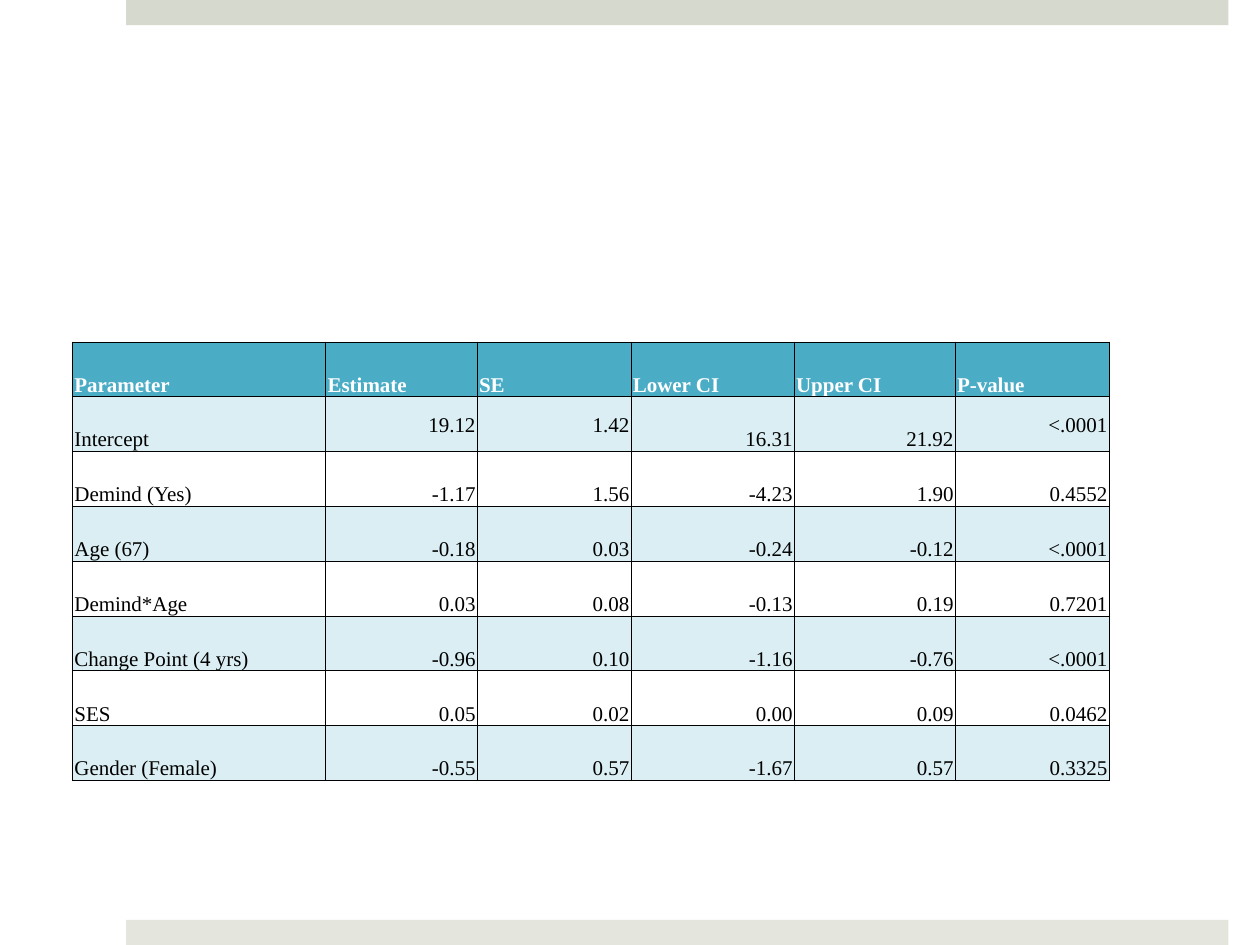
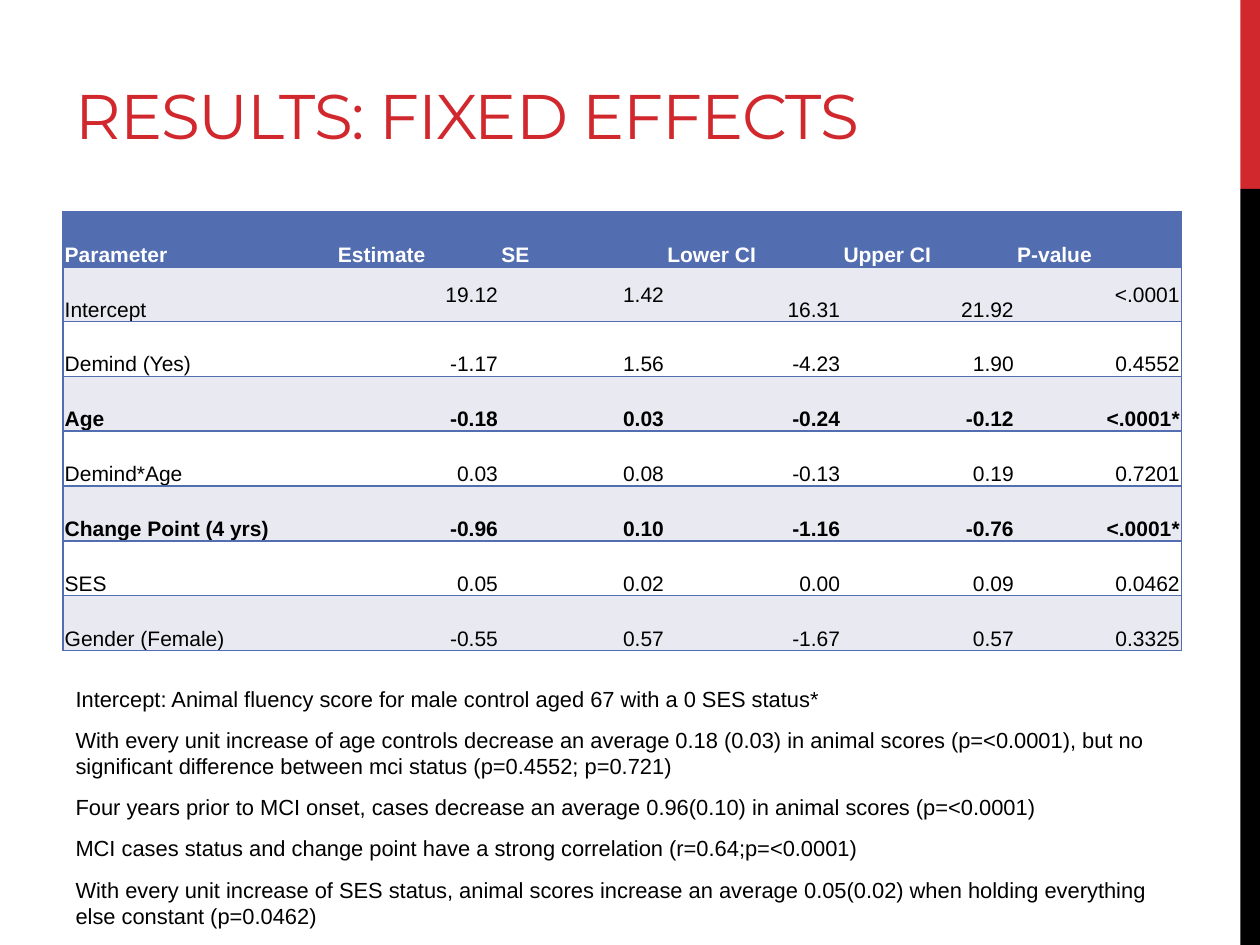
Before and after one commit to Delgoulding/Biostat-Projects, a slide deck: slide 6 of Project3/Reports/Project 3 Presentation.pptx. Drawn at 1260x945 pixels with LibreOffice and Linux fonts; fonts in the diff are those of the drawing. Boxes give left, top, right and bottom in pixels: in the first picture for what was removed or moved away, otherwise in the second. Text is boxed around its words. In the diff, an @@ line names an element or a change of style, - is before the commit and + after.

```diff
--- a/Project3/Reports/Project 3 Presentation.pptx
+++ b/Project3/Reports/Project 3 Presentation.pptx
@@ rectangle removed at (126,0,1228,25) @@
@@ rectangle added at (1240,0,1260,189), fill #D1282E @@
@@ title added at (76,94,859,140), 36 pt, text #D1282E @@
+RESULTS: FIXED EFFECTS
@@ rectangle added at (1240,189,1260,945), fill #000000 @@
@@ table at (63,212,1183,654) @@
-row 4, column 1: Age (67)
+row 4, column 1: Age
-row 4, column 6: <.0001
+row 4, column 6: <.0001*
-row 6, column 6: <.0001
+row 6, column 6: <.0001*
@@ fill #4BACC6 to #526DB0 in row 1 @@
@@ fill #DAEEF3 to #E9EBF2 in 24 cells @@
@@ fill none to #FFFFFF in 18 cells @@
@@ font Times New Roman to Arial @@
@@ bold on in "-0.18", "0.03", "-0.24", "-0.12" and 5 more places @@
@@ borders changed @@
@@ table: place and size @@
-table at (73,341,1110,784)
+table at (63,212,1183,654)
@@ text added at (76,691,1146,929), 12.5 pt, text #000000 @@
+Intercept: Animal fluency score for male control aged 67 with a 0 SES status*
+With every unit increase of age controls decrease an average 0.18 (0.03) in animal scores (p=<0.0001), but no significant difference between mci status (p=0.4552; p=0.721)
+Four years prior to MCI onset, cases decrease an average 0.96(0.10) in animal scores (p=<0.0001)
+MCI cases status and change point have a strong correlation (r=0.64;p=<0.0001)
+With every unit increase of SES status, animal scores increase an average 0.05(0.02) when holding everything else constant (p=0.0462)
@@ rectangle removed at (126,920,1228,945) @@
```
Also in this commit, not shown: 6 other slides changed, 5 other files.
